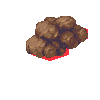
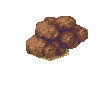
Layer changes from the first 100x100 image to the second:
added layer "Layer 6" above "Layer 3" over box(26, 16, 88, 58)
added group "Group 1" with 2 layers above "Layer 2" over box(31, 28, 88, 61)
showed "Layer 5", moved it into group "Group 1" over box(34, 28, 88, 60)
showed "Layer 4", moved it into group "Group 1" over box(31, 37, 69, 61)
